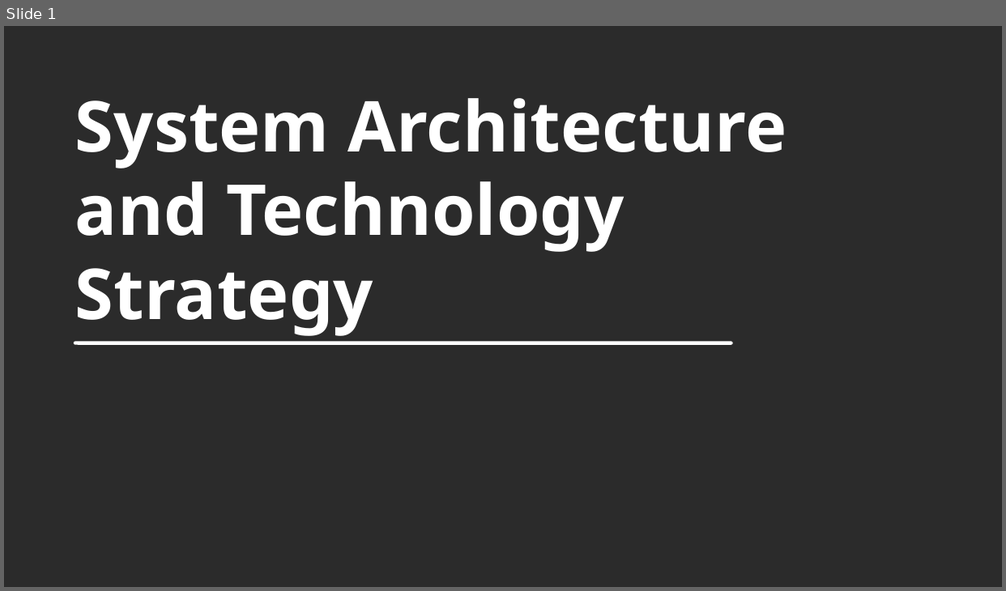
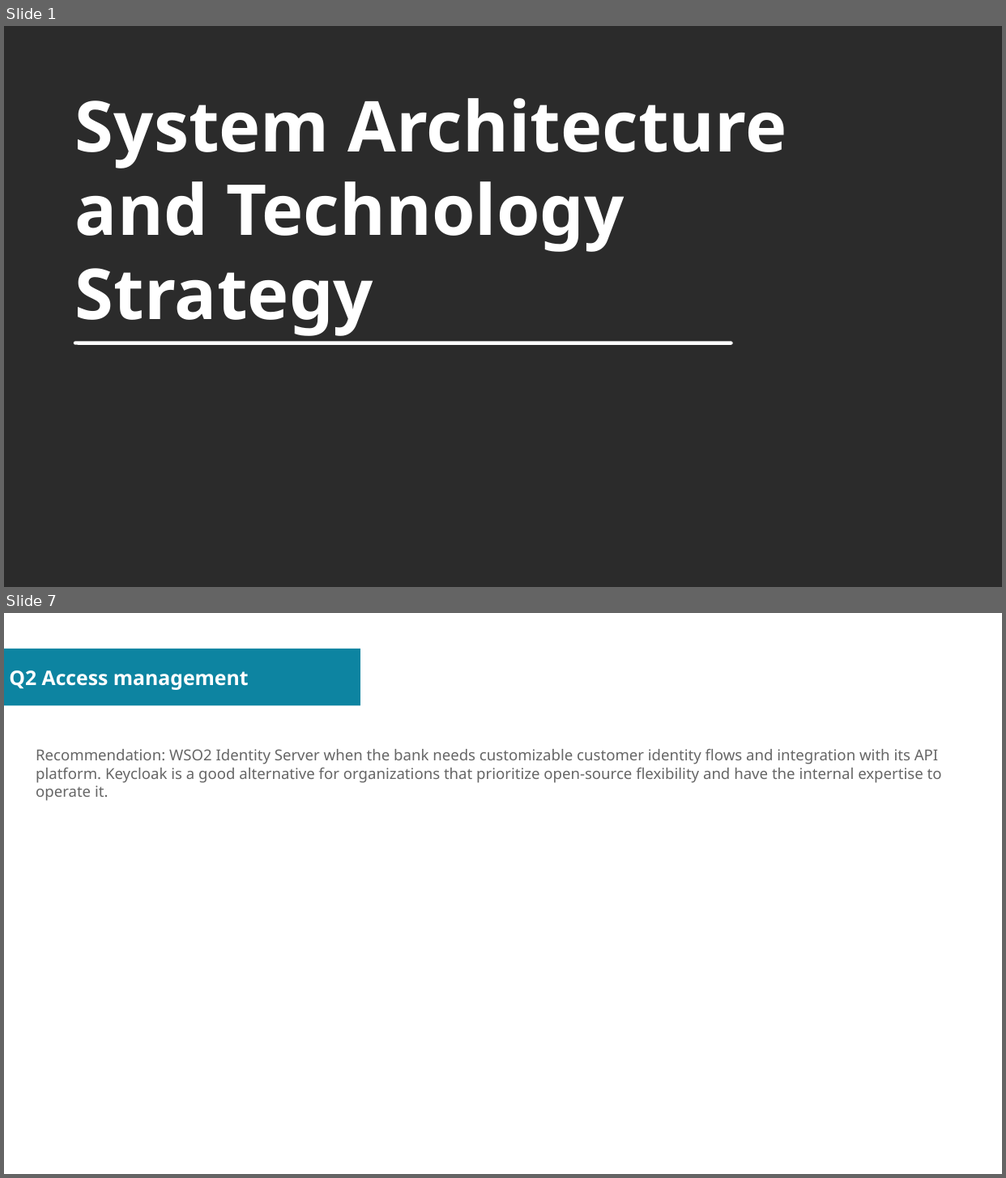
Before and after one commit to sovannotychea/ori-test, a slide deck: docs/02.odp. Shown one above the other, each under a label of ours: slide 1 before the commit, slides 1 and 7 after it; the slides between them are not shown. The pictures are 1006x591 and 1006x1178 pixels, drawn with LibreOffice and Linux fonts; fonts in the diff are those of the drawing; background and template pictures are left out; a plain dark background stands for a picture behind light text. Boxes give left, top, right and bottom in pixels: in the first picture for what was removed or moved away, otherwise in the second. Text is boxed around its words. In the diff, an @@ line names an element or a change of style, - is before the commit and + after.

```diff
--- a/docs/02.odp
+++ b/docs/02.odp
@@ slide 7 added at box(4, 613, 1002, 1174), background #FFFFFF @@
@@ rectangle added at box(4, 649, 360, 705), fill #0D84A1 @@
@@ title added at box(9, 671, 249, 690), 16 pt, text #FFFFFF, bold @@
+Q2 Access management
@@ text added at box(36, 749, 942, 801), 12 pt, text #666666 @@
+Recommendation: WSO2 Identity Server when the bank needs customizable customer identity flows and integration with its API platform. Keycloak is a good alternative for organizations that prioritize open-source flexibility and have the internal expertise to operate it.
```
Also in this commit, not shown: 2 slides changed, 8 other slides added, 1 other file.
